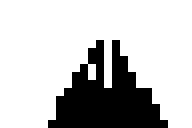
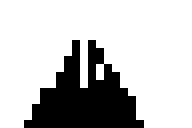
Revision of a layered 192 x 128 image; what changed, layer by layer:
painted on "Sleep01" over [24, 40, 168, 128]
